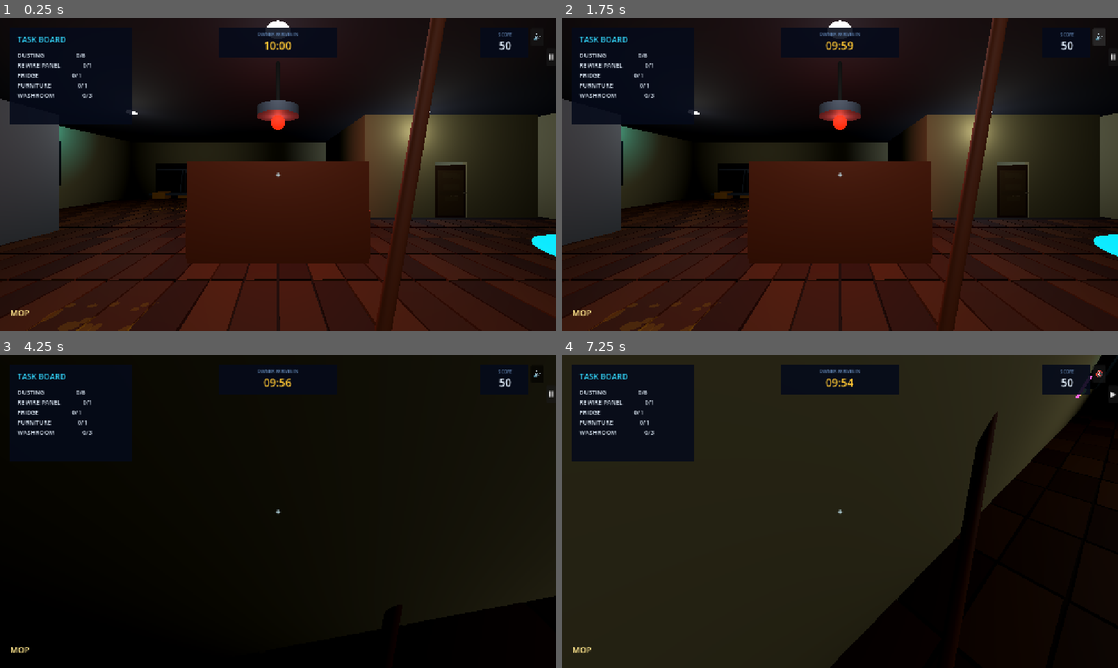
Above: before the commit, frames 1-4 (two rows, left to right).
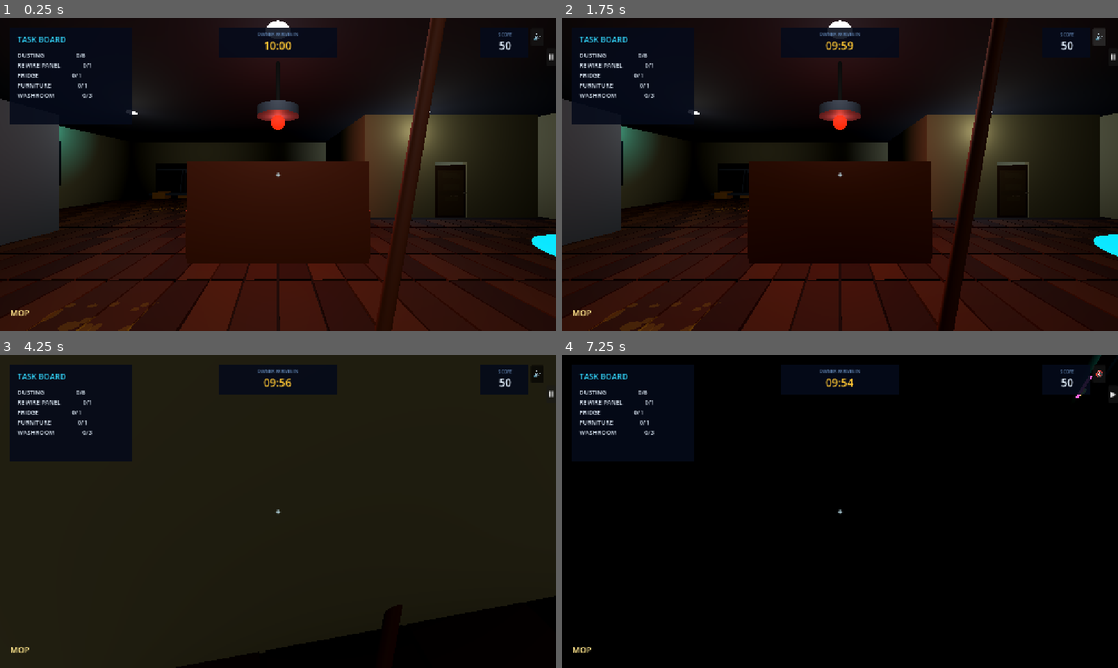
Above: after the commit, the same moments.

Repository: hisir-sys/buildathon-bdmi26-
Game: Godot game, scene res://scenes/main_room.tscn
Same seed, same stepped clock (60 frames per second), same inputs: the game is played once before the commit and once after it.
Inputs (mouse positions are in pixels of both pictures, inside the frame that each line leads up to):
- Up to frame 1 (0.25 s): no input
- Up to frame 2 (1.75 s): click "🔊" at 0.5 s; click "🔇" at 1.25 s
- Up to frame 3 (4.25 s): move the mouse to (305, 511) at 2.02 s; hold E (interact) 2.03-2.78 s; hold W (move_forward) from 2.03 s (still down); click (305, 511) at 2.17 s; move the mouse to (250, 511) at 2.77 s; tap E (interact) at 2.85, 3.8 s; click (250, 511) at 2.92 s; move the mouse to (289, 505) at 3.52 s; hold Space (toggle_door) from 3.53 s (still down); click (289, 505) at 3.67 s
- Up to frame 4 (7.25 s): move the mouse to (834, 517) at 4.27 s; release Space (toggle_door) at 4.28 s; tap E (interact) at 4.35 s; click (834, 517) at 4.42 s; move the mouse to (878, 514) at 5.02 s; hold E (interact) 5.03-5.75 s; click (878, 514) at 5.17 s; tap Escape (ui_cancel) at 5.65 s; release W (move_forward) at 5.75 s; click "Ⅱ" at 5.75 s; tap Enter at 6.5 s; drag from (673, 464) to (756, 433) at 6.52 s

The runs differ from the first frame. In frame 2, 13% of the frame differs, in the area x 33-81%, y 0-100%; in frame 3, 18%; in frame 4, 64%, in the area x 0-97%, y 0-100%.

Commit message:
wiring interaction added

Diff:
--- a/scripts/main_room.gd
+++ b/scripts/main_room.gd
@@ -3,6 +3,7 @@
 const DirtyMirrorScript = preload("res://scripts/dirty_mirror.gd")
 const DirtyDoorScript = preload("res://scripts/dirty_door.gd")
 const RepairTaskScript = preload("res://scripts/repair_task.gd")
+const RewireTaskScript = preload("res://scripts/rewire_task.gd")
 const PipelineTaskScript = preload("res://scripts/pipeline_task.gd")
 
 @onready var hud: CanvasLayer = $HUD
@@ -22,7 +23,8 @@
 var ambience_time: float = 0.0
 var ceiling_lights: Array[OmniLight3D] = []
 var light_bulbs: Array[MeshInstance3D] = []
-var light_base_energy: Array[float] = [0.55, 0.5, 0.45, 0.5, 0.5, 0.45]
+var light_base_energy: Array[float] = [0.4, 0.36, 0.32, 0.36, 0.36, 0.32]
+var lights_fixed: bool = false
 var light_is_on: Array[bool] = []
 var light_next_change: Array[float] = []
 
@@ -57,7 +59,7 @@
 	light_is_on.fill(true)
 	light_next_change.resize(ceiling_lights.size())
 	for index in range(light_next_change.size()):
-		light_next_change[index] = randf_range(2.0, 6.0)
+		light_next_change[index] = randf_range(1.2, 3.2)
 	hud.set_task_counts(dust_cleaned, webs_cleared, furniture_placed, bathroom_mirrors_cleaned + bathroom_door_cleaned + bathroom_pipe_cleaned, panel_repaired, fridge_cleaned)
 	hud.set_score(score)
 
@@ -526,11 +528,8 @@
 	# Mounted on the left wall (mirrors the old right-wall mount), facing
 	# into the room.
 	panel.rotation_degrees.y = 90.0
-	panel.set_script(RepairTaskScript)
+	panel.set_script(RewireTaskScript)
 	panel.set("task_kind", "panel")
-	panel.set("task_label", "REWIRE PANEL")
-	panel.set("action_label", "FIX THE WIRING")
-	panel.set("duration_seconds", 6.0)
 	panel.add_to_group("interactable")
 	panel.add_to_group("repair_task")
 	var frame := _material(Color(0.03, 0.045, 0.075, 1))
@@ -578,16 +577,29 @@
 	body.add_child(collision)
 func _process(delta: float) -> void:
 	ambience_time += delta
-	# Haunted-house flicker: each light stays fully on for a stretch, then
-	# snaps completely dark for a short beat (not just dimmer - genuinely
-	# off, energy 0), then back on, each on its own staggered schedule.
+
+	if lights_fixed:
+		# Wiring is repaired: lights stop flickering and hold a steady,
+		# properly-lit glow instead.
+		for index in range(ceiling_lights.size()):
+			ceiling_lights[index].light_energy = light_base_energy[index] * 2.2
+			var fixed_bulb_material := light_bulbs[index].material_override as StandardMaterial3D
+			if fixed_bulb_material != null:
+				fixed_bulb_material.emission_energy_multiplier = 1.6
+			light_bulbs[index].visible = true
+		return
+
+	# Haunted-house flicker: each light stays on for a short stretch, then
+	# snaps completely dark for a beat (not just dimmer - genuinely off,
+	# energy 0), then back on, each on its own staggered schedule. Fixing
+	# the wiring panel (above) is what stops this.
 	for index in range(ceiling_lights.size()):
 		if ambience_time >= light_next_change[index]:
 			light_is_on[index] = not light_is_on[index]
 			if light_is_on[index]:
-				light_next_change[index] = ambience_time + randf_range(5.0, 10.0)
+				light_next_change[index] = ambience_time + randf_range(2.0, 4.5)
 			else:
-				light_next_change[index] = ambience_time + randf_range(0.4, 1.1)
+				light_next_change[index] = ambience_time + randf_range(0.2, 0.6)
 
 		var energy := light_base_energy[index] if light_is_on[index] else 0.0
 		ceiling_lights[index].light_energy = energy
@@ -637,6 +649,7 @@
 	match task_kind:
 		"panel":
 			panel_repaired = 1
+			lights_fixed = true
 		"fridge":
 			fridge_cleaned = 1
 		"bathroom_pipe":
--- /dev/null
+++ b/scripts/rewire_canvas.gd
@@ -0,0 +1,98 @@
+extends Control
+
+signal pair_connected(pair_id: int)
+
+const HIT_RADIUS := 26.0
+
+var left_positions: Array[Vector2] = []
+var right_positions: Array[Vector2] = []
+var right_order: Array[int] = []
+var connected: Array[bool] = []
+var pair_colors: Array[Color] = []
+
+var dragging_pair: int = -1
+var drag_point: Vector2 = Vector2.ZERO
+
+
+func _gui_input(event: InputEvent) -> void:
+	if event is InputEventMouseButton and event.button_index == MOUSE_BUTTON_LEFT:
+		if event.pressed:
+			for pair_id in range(left_positions.size()):
+				if connected[pair_id]:
+					continue
+				if left_positions[pair_id].distance_to(event.position) <= HIT_RADIUS:
+					dragging_pair = pair_id
+					drag_point = event.position
+					queue_redraw()
+					return
+		else:
+			if dragging_pair != -1:
+				var released_slot := -1
+				for slot in range(right_positions.size()):
+					if right_positions[slot].distance_to(event.position) <= HIT_RADIUS:
+						released_slot = slot
+						break
+				if released_slot != -1 and not connected[right_order[released_slot]] and right_order[released_slot] == dragging_pair:
+					connected[dragging_pair] = true
+					pair_connected.emit(dragging_pair)
+				dragging_pair = -1
+				queue_redraw()
+	elif event is InputEventMouseMotion and dragging_pair != -1:
+		drag_point = event.position
+		queue_redraw()
+
+
+func _draw() -> void:
+	for pair_id in range(connected.size()):
+		if connected[pair_id]:
+			var slot := right_order.find(pair_id)
+			_draw_wire(left_positions[pair_id], right_positions[slot], pair_colors[pair_id], 6.0)
+
+	if dragging_pair != -1:
+		_draw_wire(left_positions[dragging_pair], drag_point, pair_colors[dragging_pair], 5.0)
+
+	for pair_id in range(left_positions.size()):
+		_draw_stub(left_positions[pair_id], pair_colors[pair_id], pair_id, connected[pair_id])
+	for slot in range(right_positions.size()):
+		var pair_id := right_order[slot]
+		_draw_stub(right_positions[slot], pair_colors[pair_id], pair_id, connected[pair_id])
+
+
+func _draw_wire(from: Vector2, to: Vector2, color: Color, width: float) -> void:
+	var mid := (from + to) * 0.5
+	var control_a := Vector2(mid.x, from.y)
+	var control_b := Vector2(mid.x, to.y)
+	var steps := 20
+	var previous := from
+	for index in range(1, steps + 1):
+		var t := float(index) / float(steps)
+		var point: Vector2 = from.bezier_interpolate(control_a, control_b, to, t)
+		draw_line(previous, point, color, width, true)
+		previous = point
+
+
+func _draw_stub(pos: Vector2, color: Color, shape_id: int, is_connected: bool) -> void:
+	var ring_color := Color(1, 1, 1, 1) if is_connected else Color(0.7, 0.75, 0.85, 1)
+	draw_circle(pos, 16.0, color)
+	draw_arc(pos, 16.0, 0, TAU, 24, ring_color, 2.0, true)
+	_draw_shape_glyph(pos, shape_id)
+
+
+func _draw_shape_glyph(pos: Vector2, shape_id: int) -> void:
+	var glyph_color := Color(0.05, 0.05, 0.08, 1)
+	match shape_id:
+		0:
+			draw_circle(pos, 5.0, glyph_color)
+		1:
+			var points: Array[Vector2] = [pos + Vector2(0, -6), pos + Vector2(5, 5), pos + Vector2(-5, 5)]
+			draw_colored_polygon(points, glyph_color)
+		2:
+			draw_line(pos + Vector2(-5, -5), pos + Vector2(5, 5), glyph_color, 2.5, true)
+			draw_line(pos + Vector2(-5, 5), pos + Vector2(5, -5), glyph_color, 2.5, true)
+		3:
+			var points: Array[Vector2] = []
+			for index in range(10):
+				var angle := -PI * 0.5 + index * PI / 5.0
+				var radius := 6.0 if index % 2 == 0 else 2.5
+				points.append(pos + Vector2(cos(angle), sin(angle)) * radius)
+			draw_colored_polygon(points, glyph_color)
--- /dev/null
+++ b/scripts/rewire_task.gd
@@ -0,0 +1,175 @@
+extends StaticBody3D
+
+signal completed(task_kind: String)
+
+const RewireCanvasScript = preload("res://scripts/rewire_canvas.gd")
+
+@export var task_kind: String = "panel"
+
+const PAIR_COLORS: Array[Color] = [
+	Color(0.95, 0.25, 0.2, 1),
+	Color(0.25, 0.55, 0.95, 1),
+	Color(0.95, 0.85, 0.15, 1),
+	Color(0.95, 0.35, 0.85, 1)
+]
+
+var is_complete: bool = false
+var puzzle_open: bool = false
+var overlay: CanvasLayer
+var canvas: Control
+var status_label: Label
+var connected_count: int = 0
+
+
+func interact() -> void:
+	if is_complete or puzzle_open:
+		return
+	_open_puzzle()
+
+
+func get_interaction_prompt() -> String:
+	if is_complete:
+		return "WIRING FIXED"
+	if puzzle_open:
+		return ""
+	return "E  FIX THE WIRING"
+
+
+func _open_puzzle() -> void:
+	puzzle_open = true
+	connected_count = 0
+	Input.mouse_mode = Input.MOUSE_MODE_VISIBLE
+
+	overlay = CanvasLayer.new()
+	overlay.name = "RewirePuzzleOverlay"
+	overlay.layer = 30
+	overlay.process_mode = Node.PROCESS_MODE_ALWAYS
+	add_child(overlay)
+
+	var dimmer := ColorRect.new()
+	dimmer.color = Color(0.005, 0.012, 0.03, 0.84)
+	dimmer.set_anchors_and_offsets_preset(Control.PRESET_FULL_RECT)
+	overlay.add_child(dimmer)
+
+	var panel := Panel.new()
+	panel.position = Vector2(390, 96)
+	panel.size = Vector2(500, 528)
+	panel.add_theme_stylebox_override("panel", _panel_style(Color(0.035, 0.075, 0.15, 0.98), Color(0.12, 0.28, 0.5, 1.0), 2))
+	overlay.add_child(panel)
+
+	var title := Label.new()
+	title.position = Vector2(24, 18)
+	title.size = Vector2(400, 34)
+	title.text = "REWIRE PANEL"
+	title.add_theme_color_override("font_color", Color(0.18, 0.86, 1.0, 1))
+	title.add_theme_font_size_override("font_size", 25)
+	panel.add_child(title)
+
+	var instructions := Label.new()
+	instructions.position = Vector2(24, 54)
+	instructions.size = Vector2(452, 40)
+	instructions.text = "DRAG EACH LEFT WIRE TO ITS MATCHING COLOR AND SHAPE ON THE RIGHT.\nTHE CLOCK IS STILL RUNNING."
+	instructions.add_theme_color_override("font_color", Color(0.68, 0.77, 0.9, 1))
+	instructions.add_theme_font_size_override("font_size", 12)
+	panel.add_child(instructions)
+
+	canvas = Control.new()
+	canvas.name = "RewireCanvas"
+	canvas.position = Vector2(24, 104)
+	canvas.size = Vector2(452, 340)
+	canvas.mouse_filter = Control.MOUSE_FILTER_STOP
+	canvas.set_script(RewireCanvasScript)
+	panel.add_child(canvas)
+
+	var left_positions: Array[Vector2] = []
+	var right_positions: Array[Vector2] = []
+	for index in range(PAIR_COLORS.size()):
+		left_positions.append(Vector2(30, 40 + index * 90))
+		right_positions.append(Vector2(422, 40 + index * 90))
+
+	var right_order: Array[int] = []
+	for index in range(PAIR_COLORS.size()):
+		right_order.append(index)
+	right_order.shuffle()
+	# Guard against an accidental identity shuffle so the puzzle isn't trivial.
+	var is_identity := true
+	for index in range(right_order.size()):
+		if right_order[index] != index:
+			is_identity = false
+			break
+	if is_identity:
+		right_order.reverse()
+
+	var connected_flags: Array[bool] = []
+	connected_flags.resize(PAIR_COLORS.size())
+	connected_flags.fill(false)
+
+	canvas.set("left_positions", left_positions)
+	canvas.set("right_positions", right_positions)
+	canvas.set("right_order", right_order)
+	canvas.set("connected", connected_flags)
+	canvas.set("pair_colors", PAIR_COLORS)
+	canvas.pair_connected.connect(_on_pair_connected)
+
+	status_label = Label.new()
+	status_label.position = Vector2(24, 456)
+	status_label.size = Vector2(280, 28)
+	status_label.text = "0 / %d WIRES CONNECTED" % PAIR_COLORS.size()
+	status_label.add_theme_color_override("font_color", Color(0.55, 0.65, 0.78, 1))
+	status_label.add_theme_font_size_override("font_size", 13)
+	panel.add_child(status_label)
+
+	var walk_away := Button.new()
+	walk_away.position = Vector2(350, 452)
+	walk_away.size = Vector2(126, 38)
+	walk_away.text = "WALK AWAY"
+	walk_away.focus_mode = Control.FOCUS_NONE
+	walk_away.add_theme_font_size_override("font_size", 12)
+	walk_away.add_theme_stylebox_override("normal", _panel_style(Color(0.08, 0.13, 0.23, 1), Color(0.18, 0.3, 0.48, 1), 1))
+	walk_away.pressed.connect(_close_puzzle)
+	panel.add_child(walk_away)
+
+
+func _unhandled_input(event: InputEvent) -> void:
+	if not puzzle_open:
+		return
+	if event.is_action_pressed("ui_cancel"):
+		_close_puzzle()
+		get_viewport().set_input_as_handled()
+
+
+func _on_pair_connected(_pair_id: int) -> void:
+	connected_count += 1
+	if status_label != null:
+		status_label.text = "%d / %d WIRES CONNECTED" % [connected_count, PAIR_COLORS.size()]
+	if connected_count >= PAIR_COLORS.size():
+		_complete_puzzle()
+
+
+func _complete_puzzle() -> void:
+	is_complete = true
+	if status_label != null:
+		status_label.text = "WIRING FIXED"
+		status_label.add_theme_color_override("font_color", Color(0.35, 1.0, 0.55, 1))
+	completed.emit(task_kind)
+	await get_tree().create_timer(1.0).timeout
+	_close_puzzle()
+
+
+func _close_puzzle() -> void:
+	if not puzzle_open:
+		return
+	puzzle_open = false
+	if overlay != null:
+		overlay.queue_free()
+		overlay = null
+	Input.mouse_mode = Input.MOUSE_MODE_CAPTURED
+
+
+func _panel_style(background: Color, border: Color, border_width: int) -> StyleBoxFlat:
+	var style := StyleBoxFlat.new()
+	style.bg_color = background
+	style.border_color = border
+	style.set_border_width_all(border_width)
+	style.set_corner_radius_all(6)
+	return style
Not shown, added: scripts/dirty_door.gd.uid
Not shown, added: scripts/dirty_mirror.gd.uid
Not shown, added: scripts/dust_spot.gd.uid
Not shown, added: scripts/floor_tiles.gd.uid
Not shown, added: scripts/game_manager.gd.uid
Not shown, added: scripts/hud.gd.uid
Not shown, added: scripts/interaction_raycast.gd.uid
Not shown, added: scripts/main_room.gd.uid
Not shown, added: scripts/pipe_cell_icon.gd.uid
Not shown, added: scripts/pipeline_task.gd.uid
Not shown, added: scripts/player_controller.gd.uid
Not shown, added: scripts/repair_task.gd.uid
(and 3 more such lines)
